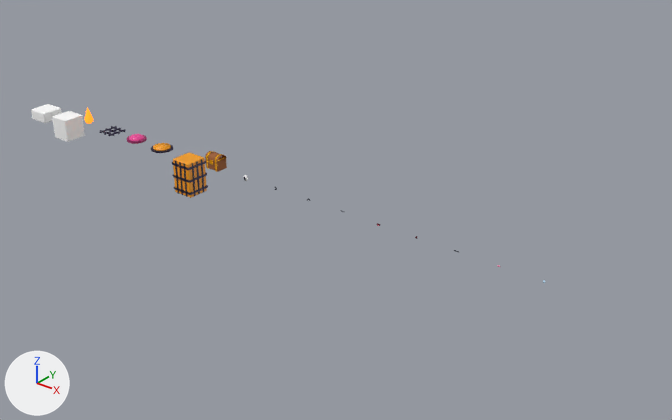
Renders of the Blender file blender/assets.blend from each side of a commit.
The view is the same before and after, from a 50 mm lens placed at (36.3, -23.7, 14.7), pointed at (16.2, 1.3, -0.9). The lights are fixed; the arrows at lower left show +X, +Y and +Z. The picture after the commit comes second.

In view in the first picture: 'block_column', 'door_bars', 'door_core', 'fire_grate' and 9 more.
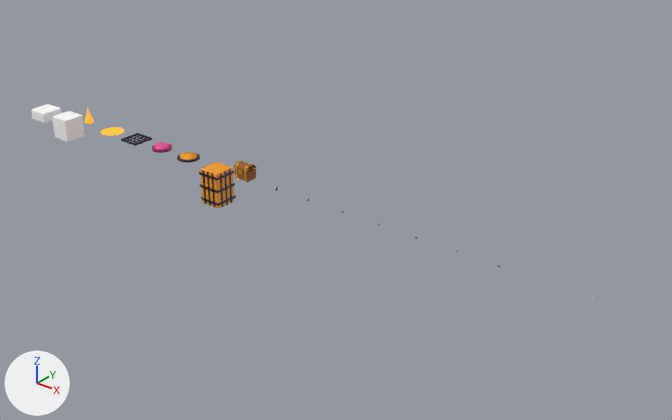
Not visible in the pictures: 'face_eye_pupil'.

ob_jump_pad is not drawn itself; it is the parent of ob_jump_pad_base, ob_jump_pad_top.
ob_switch is not drawn itself; it is the parent of ob_switch_base, ob_switch_button.
ob_door is not drawn itself; it is the parent of ob_door_core, ob_door_bars.
ob_chest is not drawn itself; it is the parent of ob_chest_body, ob_chest_trim, ob_chest_lid.

Patch to the scene script:
```diff
--- a/blender/assets.blend.py
+++ b/blender/assets.blend.py
@@ me_fire_glow @@
+me_fire_glow.from_pydata([(0.0, 0.5, 0.012), (-0.129, 0.483, 0.012), (-0.25, 0.433, 0.012), (-0.354, 0.354, 0.012), (-0.433, 0.25, 0.012), (-0.483, 0.129, 0.012), (-0.5, 0.0, 0.012), (-0.483, -0.129, 0.012), (-0.433, -0.25, 0.012), (-0.354, -0.354, 0.012), (-0.25, -0.433, 0.012), (-0.129, -0.483, 0.012), (0.0, -0.5, 0.012), (0.129, -0.483, 0.012), (0.25, -0.433, 0.012), (0.354, -0.354, 0.012), (0.433, -0.25, 0.012), (0.483, -0.129, 0.012), (0.5, 0.0, 0.012), (0.483, 0.129, 0.012), (0.433, 0.25, 0.012), (0.354, 0.354, 0.012), (0.25, 0.433, 0.012), (0.129, 0.483, 0.012)], [], [(0, 1, 2, 3, 4, 5, 6, 7, 8, 9, 10, 11, 12, 13, 14, 15, 16, 17, 18, 19, 20, 21, 22, 23)])
+me_fire_glow.materials.append(mat_flame)  # orange #ff7a1a, glowing orange #ff7a1a
@@ ob_fire_grate @@
 ob_fire_grate = bpy.data.objects.new('fire_grate', me_fire_grate)
-ob_fire_grate.location = (4.8, 0.0, 0.0)
+ob_fire_grate.location = (6.4, 0.0, 0.0)
@@ ob_jump_pad @@
 ob_jump_pad = bpy.data.objects.new('jump_pad', None)
-ob_jump_pad.location = (6.4, 0.0, 0.0)
+ob_jump_pad.location = (8.0, 0.0, 0.0)
@@ ob_switch @@
 ob_switch = bpy.data.objects.new('switch', None)
-ob_switch.location = (8.0, 0.0, 0.0)
+ob_switch.location = (9.6, 0.0, 0.0)
@@ ob_door @@
 ob_door = bpy.data.objects.new('door', None)
-ob_door.location = (9.6, 0.0, 0.0)
+ob_door.location = (11.2, 0.0, 0.0)
@@ ob_chest @@
 ob_chest = bpy.data.objects.new('chest', None)
-ob_chest.location = (11.2, 0.0, 0.0)
+ob_chest.location = (12.8, 0.0, 0.0)
@@ ob_face_eye_pupil @@
-ob_face_eye_pupil = bpy.data.objects.new('face_eye_pupil', me_face_eye_pupil)
-ob_face_eye_pupil.parent = ob_face_eye_open
-ob_face_eye_pupil.location = (0.0, -0.035, -0.01)
@@ ob_face_eye_shine @@
 ob_face_eye_shine = bpy.data.objects.new('face_eye_shine', me_face_eye_shine)
-ob_face_eye_shine.parent = ob_face_eye_pupil
 ob_face_eye_shine.location = (0.02, -0.028, 0.035)
@@ ob_fire_glow @@
+ob_fire_glow = bpy.data.objects.new('fire_glow', me_fire_glow)
+ob_fire_glow.location = (4.8, 0.0, 0.0)
```

Where the change shows, as pixel boxes [x1, y1, x2, y2] in the pictures (672 x 420 px):
'door_core', moved: before [173, 153, 207, 198]; after [200, 162, 234, 208]
'door_bars', moved: before [172, 153, 208, 197]; after [199, 163, 236, 207]
'chest_body', moved: before [206, 157, 227, 172]; after [235, 167, 256, 182]
'fire_grate', moved: before [99, 126, 126, 136]; after [121, 133, 152, 146]
'switch_button', moved: before [153, 143, 171, 151]; after [180, 152, 197, 160]
'chest_lid_wood', moved: before [205, 151, 227, 162]; after [234, 161, 256, 172]
'jump_pad_top', moved: before [129, 134, 144, 141]; after [154, 142, 170, 150]
'jump_pad_base', moved: before [127, 135, 147, 144]; after [152, 144, 172, 153]
'fire_glow', added: after [101, 127, 124, 136]
'switch_base', moved: before [151, 144, 173, 153]; after [177, 153, 200, 163]
'chest_trim', moved: before [206, 157, 225, 172]; after [235, 167, 254, 182]
'chest_lid_trim', moved: before [206, 151, 221, 162]; after [235, 161, 251, 172]
